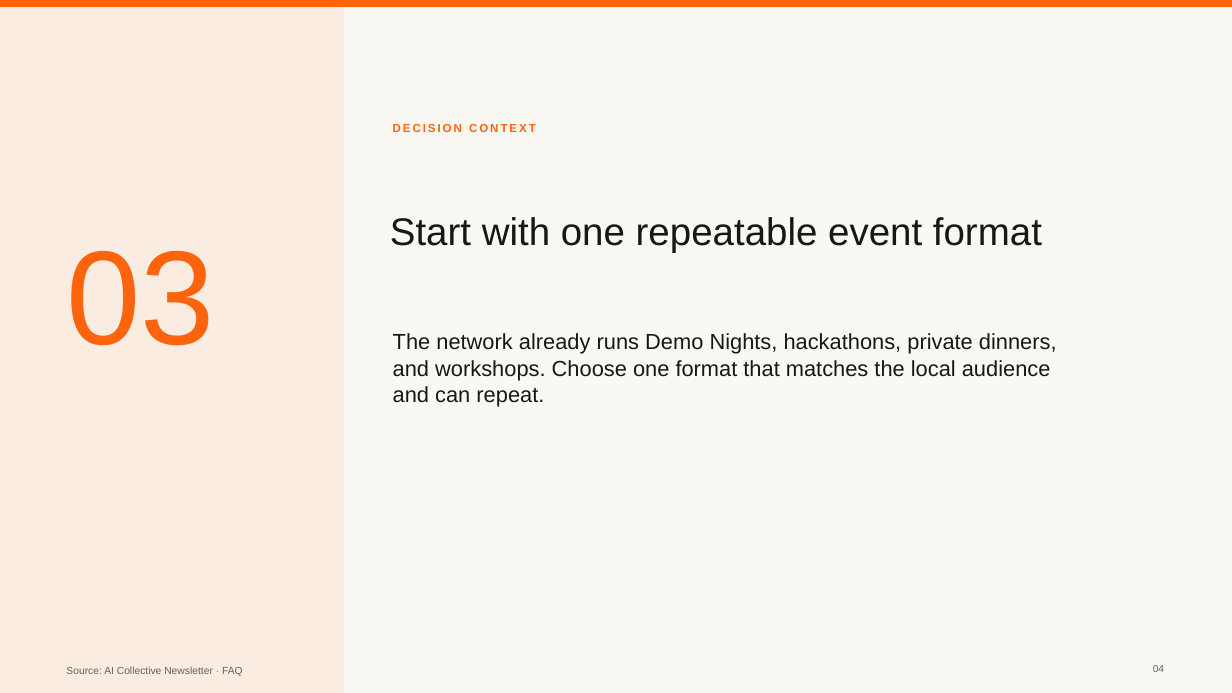
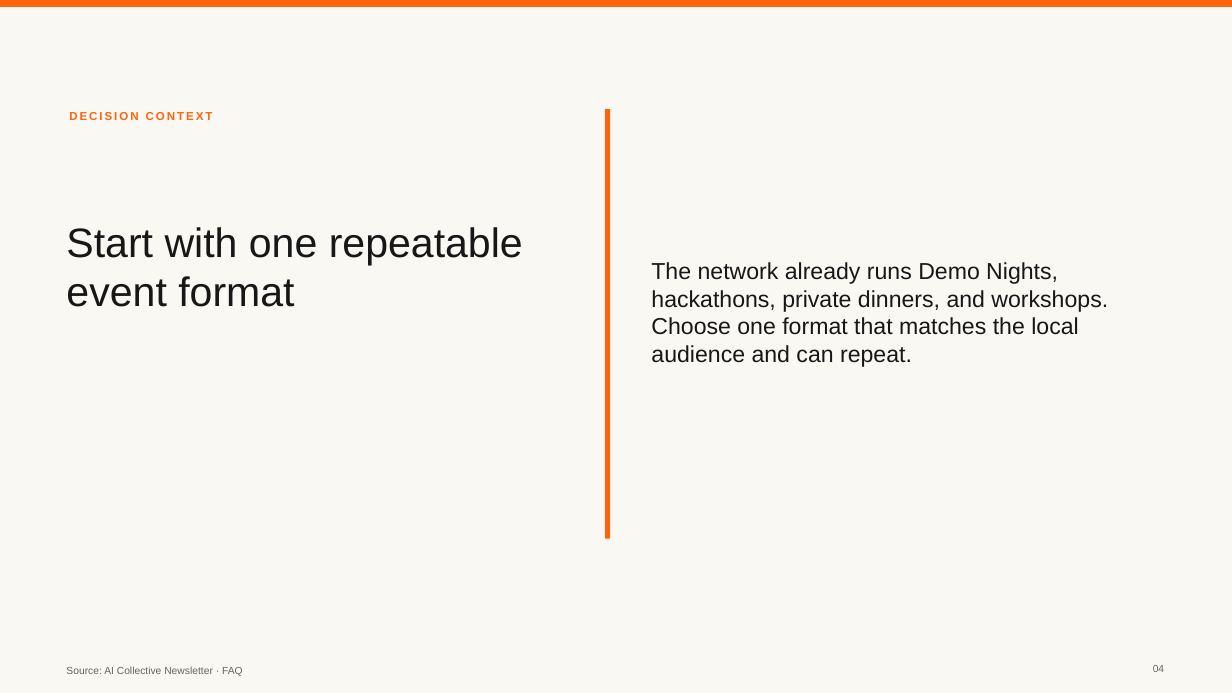
Before and after one commit to daniel-p-green/OAI-Build-Week-2026, a slide deck: slide 4 of artifacts/spikes/intent-profile-review-2026-07-15/board-presentation.pptx. Drawn at 1232x693 pixels with LibreOffice and Linux fonts; fonts in the diff are those of the drawing. Boxes give left, top, right and bottom in pixels: in the first picture for what was removed or moved away, otherwise in the second. Text is boxed around its words. In the diff, an @@ line names an element or a change of style, - is before the commit and + after.

```diff
--- a/artifacts/spikes/intent-profile-review-2026-07-15/board-presentation.pptx
+++ b/artifacts/spikes/intent-profile-review-2026-07-15/board-presentation.pptx
@@ rectangle removed at (0,0,344,693) @@
@@ text "DECISION CONTEXT": place and size @@
-text "DECISION CONTEXT" at (393,124,536,132)
+text "DECISION CONTEXT" at (69,112,213,120)
@@ rectangle added at (605,109,611,539), fill #FF640D @@
@@ text "Start with one repeatable event ...": place and size @@
-text "Start with one repeatable event ..." at (390,217,1042,253)
+text "Start with one repeatable event ..." at (66,227,523,307)
@@ text "Start with one repeatable event ..." at (66,227,523,307): size 30 to 32 pt @@
@@ text "The network already runs Demo ...": place and size @@
-text "The network already runs Demo ..." at (393,333,1057,406)
+text "The network already runs Demo ..." at (651,262,1108,367)
@@ text "The network already runs Demo ..." at (651,262,1108,367): size 17 to 18 pt; vertical alignment top to middle @@
@@ text removed at (66,251,214,346) @@
-03
```
Also in this commit, not shown: 2 other slides changed, 28 other files.
